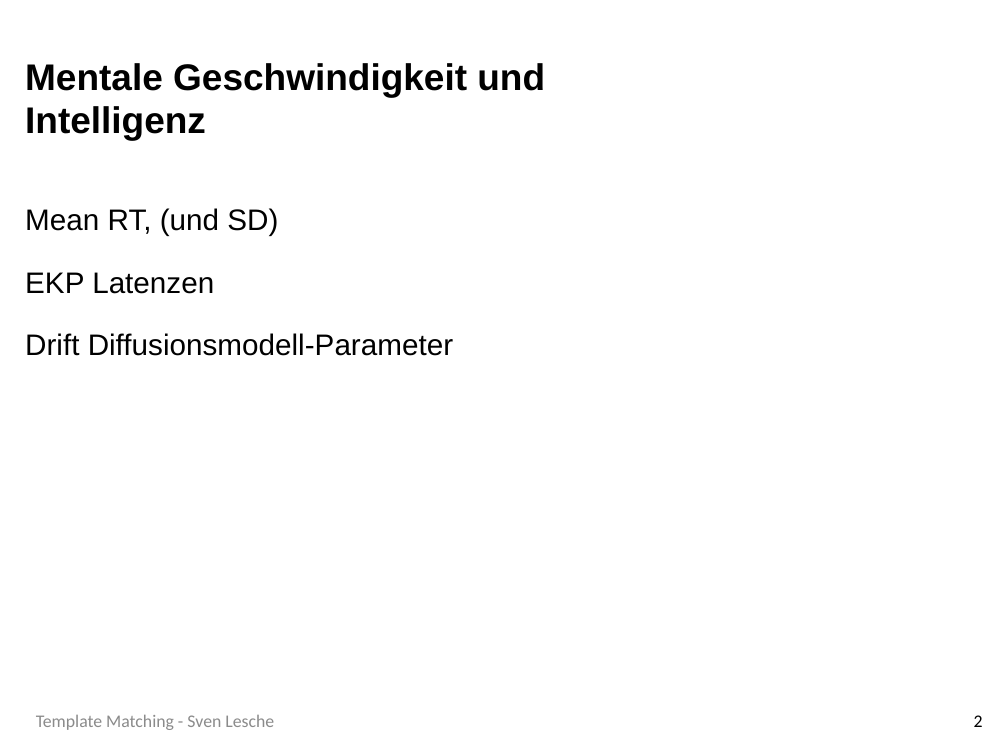
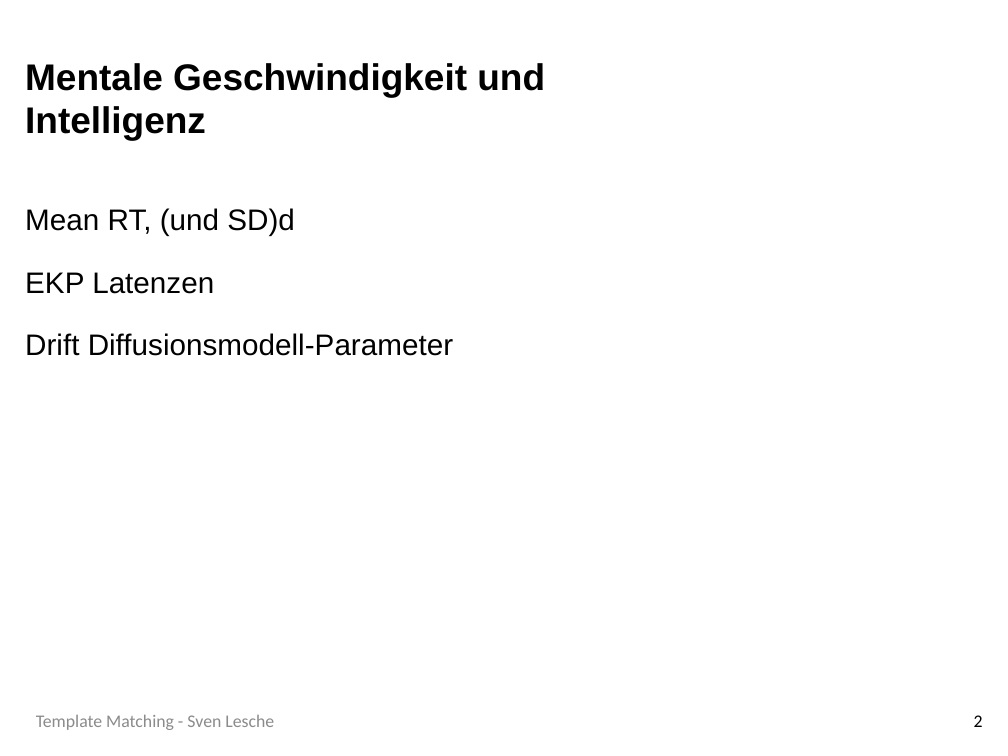
Before and after one commit to SLesche/levy-intelligence, a slide deck: slide 2 of presentations/levy_presentation.pptx. Drawn at 1008x756 pixels with LibreOffice and Linux fonts; fonts in the diff are those of the drawing; background and template pictures are left out. Boxes give left, top, right and bottom in pixels: in the first picture for what was removed or moved away, otherwise in the second. Text is boxed around its words. In the diff, an @@ line names an element or a change of style, - is before the commit and + after.

```diff
--- a/presentations/levy_presentation.pptx
+++ b/presentations/levy_presentation.pptx
@@ text at box(25, 208, 295, 236): text changed @@
-Mean RT, (und SD)
+Mean RT, (und SD)d
```
